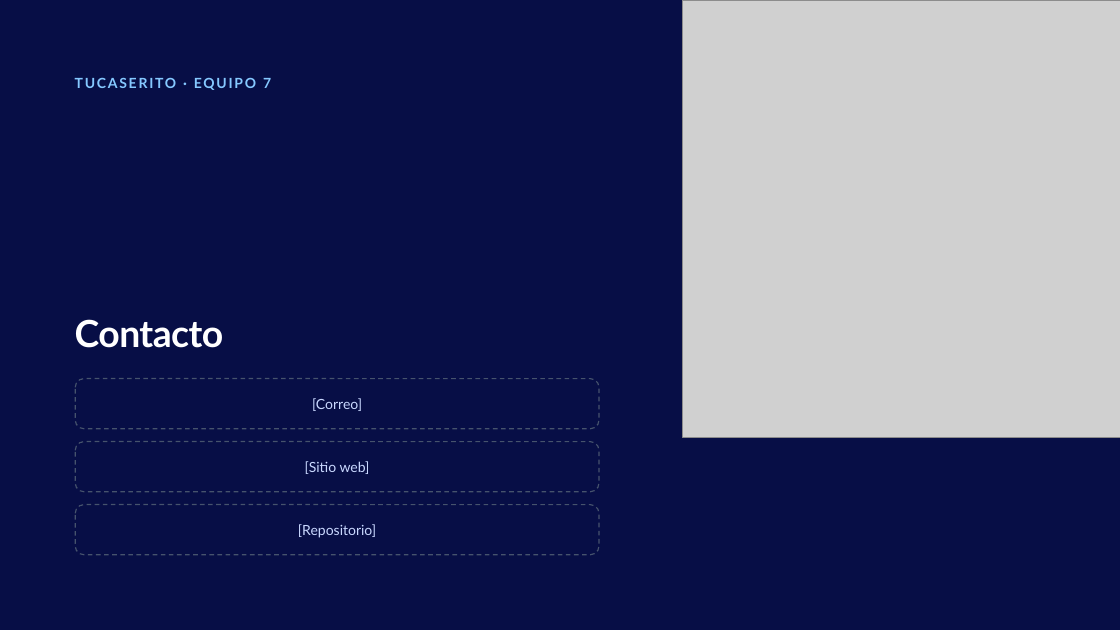
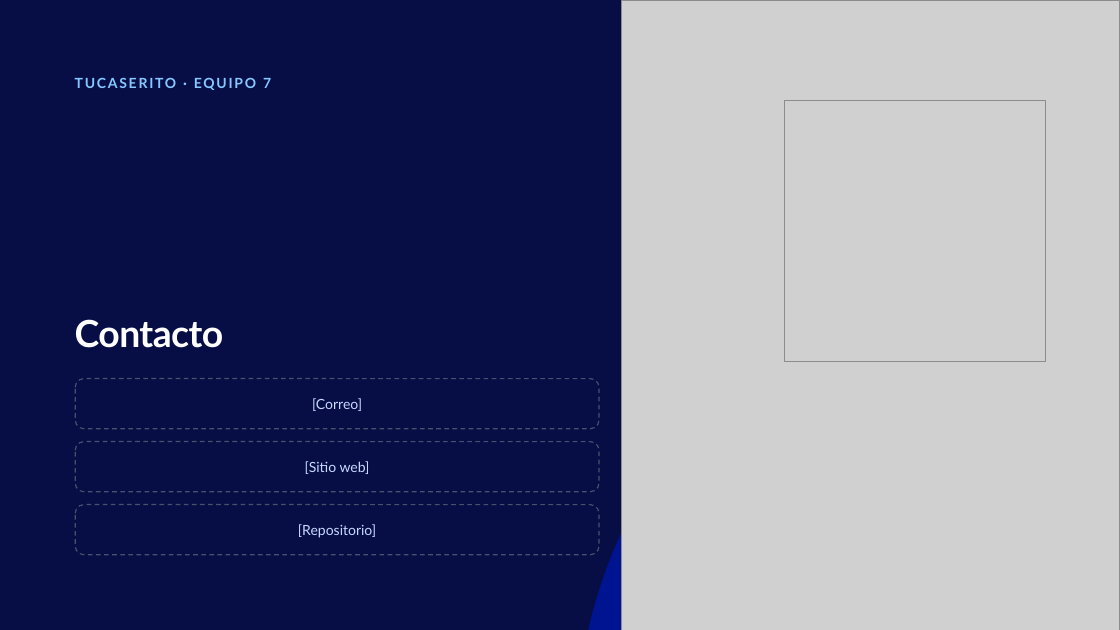
Before and after one commit to 24pedro24daniel-prog/Hackathon_BBVA_Equipo_7, a slide deck: slide 22 of media/ppt/TuCaserito Pitch BBVA.pptx (slide 21 before the commit). Drawn at 1120x630 pixels with LibreOffice and Linux fonts; fonts in the diff are those of the drawing; grey boxes stand for pictures. Boxes give left, top, right and bottom in pixels: in the first picture for what was removed or moved away, otherwise in the second. Text is boxed around its words. In the diff, an @@ line names an element or a change of style, - is before the commit and + after.

```diff
--- a/media/ppt/TuCaserito Pitch BBVA.pptx
+++ b/media/ppt/TuCaserito Pitch BBVA.pptx
@@ picture added at [622,0,1120,630] @@
@@ picture: place and size @@
-picture at [682,0,1120,438]
+picture at [785,101,1045,361]
@@ ellipse added at [576,251,1120,630], fill #001391 @@
```
Also in this commit, not shown: 4 other slides changed, 1 slide added.
